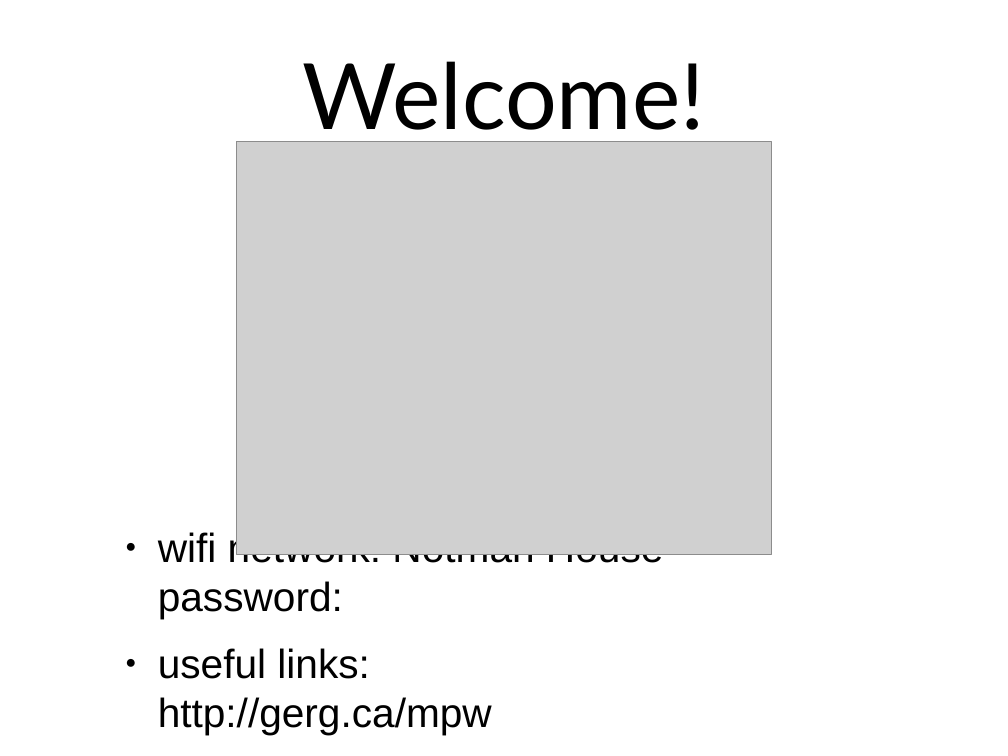
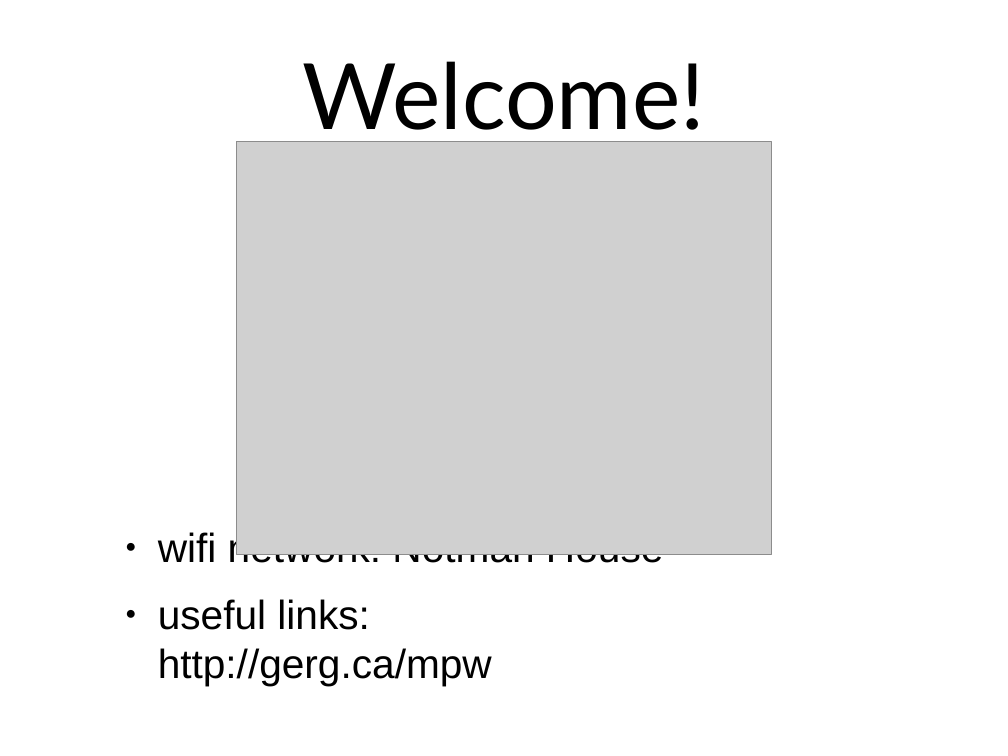
Before and after one commit to jvns/mtlpytutorial, a slide deck: slide 1 of intro-slides.odp. Drawn at 1008x756 pixels with LibreOffice and Linux fonts; fonts in the diff are those of the drawing; grey boxes stand for pictures. Boxes give left, top, right and bottom in pixels: in the first picture for what was removed or moved away, otherwise in the second. Text is boxed around its words. In the diff, an @@ line names an element or a change of style, - is before the commit and + after.

```diff
--- a/intro-slides.odp
+++ b/intro-slides.odp
@@ text at [158, 530, 663, 570]: text changed @@
-● wifi network: Notman House
-  password:
+● wifi network: Notman House
```
Also in this commit, not shown: 3 other slides changed, 2 slides added, 4 slides removed.
